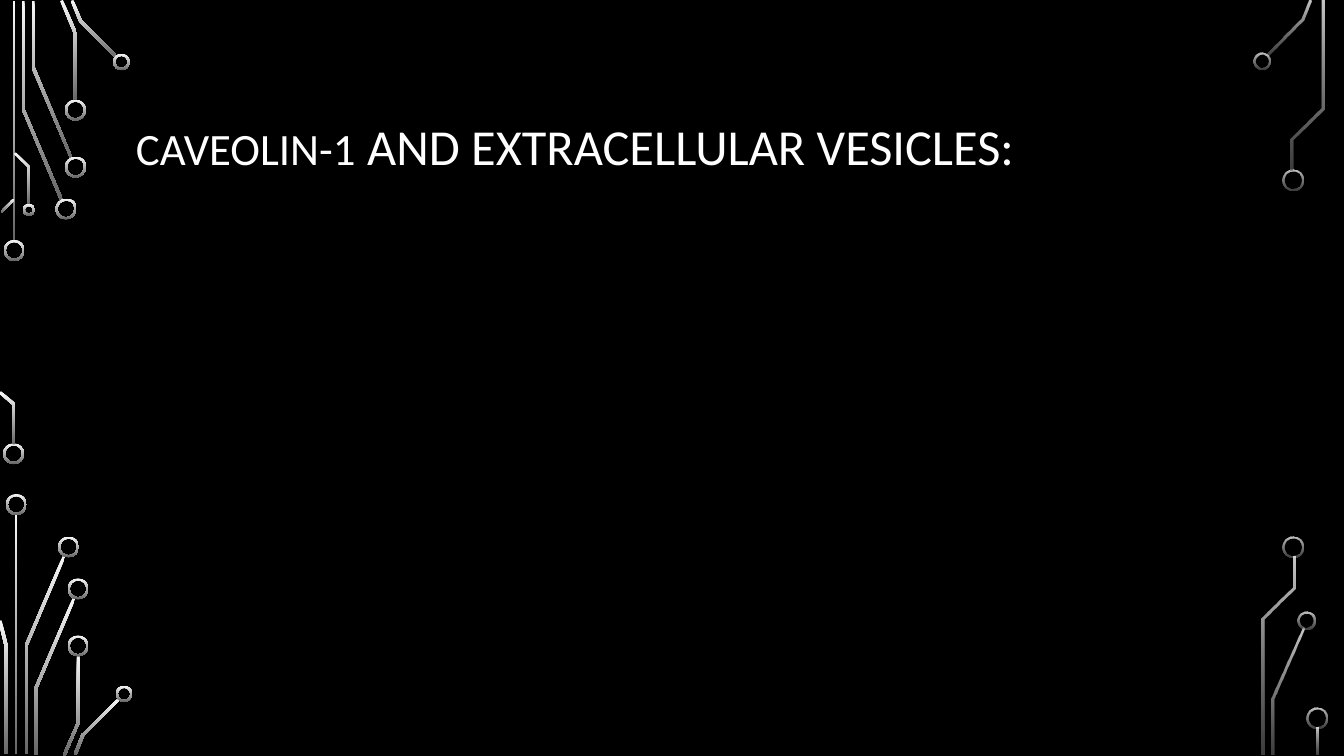
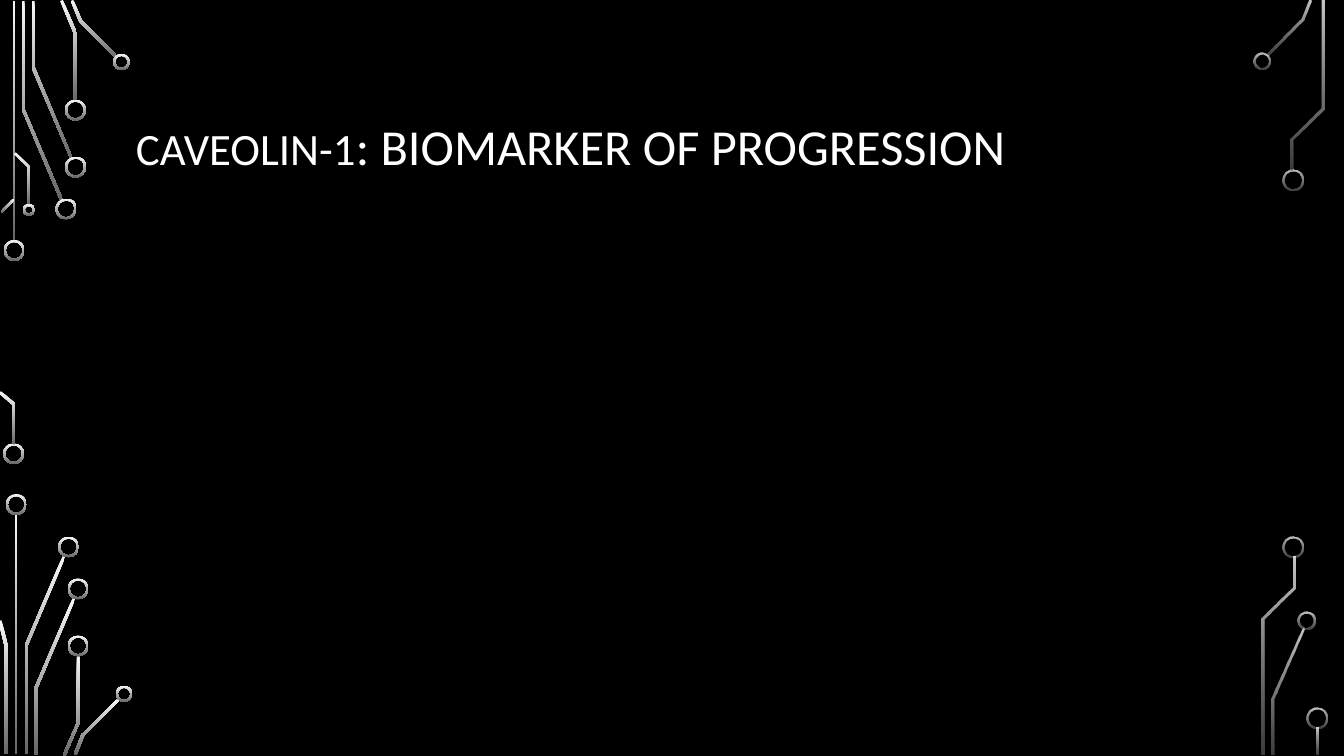
Before and after one commit to HarleyRobinson/Honours2, a slide deck: slide 3 of BackgroundInfo/MeetingSept.pptx. Drawn at 1344x756 pixels with LibreOffice and Linux fonts; fonts in the diff are those of the drawing; background and template pictures are left out. Boxes give left, top, right and bottom in pixels: in the first picture for what was removed or moved away, otherwise in the second. Text is boxed around its words. In the diff, an @@ line names an element or a change of style, - is before the commit and + after.

```diff
--- a/BackgroundInfo/MeetingSept.pptx
+++ b/BackgroundInfo/MeetingSept.pptx
@@ title at bbox=[136, 132, 1005, 166]: text changed @@
-CAVEOLIN-1 AND EXTRACELLULAR VESICLES:
+CAVEOLIN-1: BIOMARKER OF PROGRESSION
```
Also in this commit, not shown: 3 other slides changed, 3 slides added, 2 slides removed, 3 other files.
